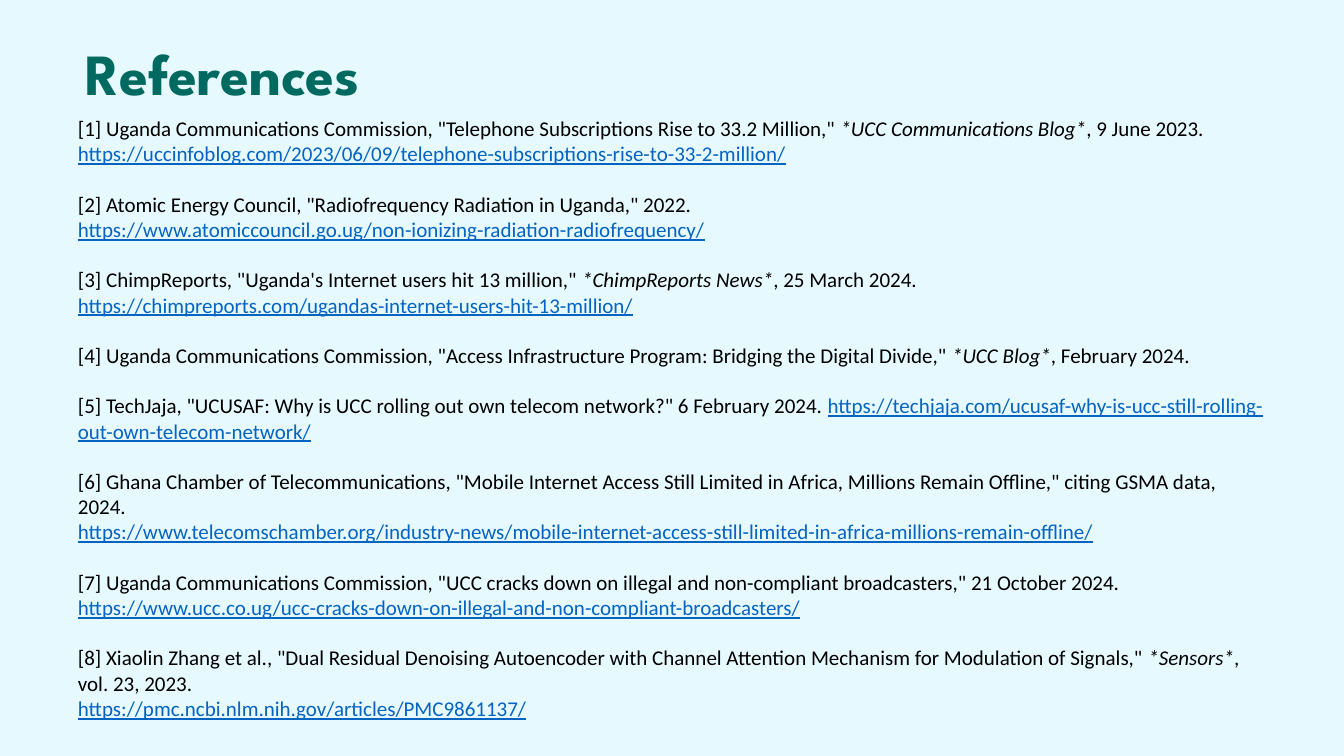
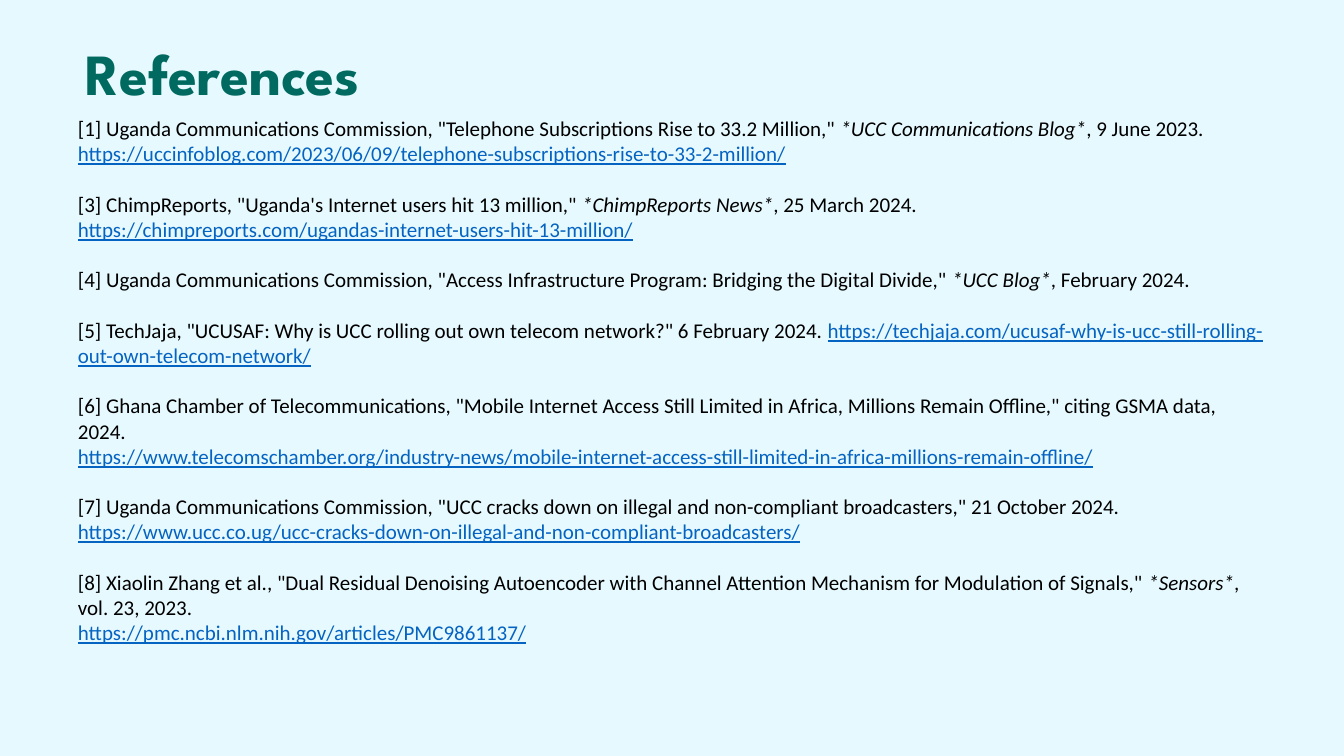
Before and after one commit to sharif-smj/Telecom-engineering-final-year-project, a slide deck: slide 22 of GSM Signal Denoising and Modulation Classification for Rural Uganda.pptx (slide 21 before the commit). Drawn at 1344x756 pixels with LibreOffice and Linux fonts; fonts in the diff are those of the drawing. Boxes give left, top, right and bottom in pixels: in the first picture for what was removed or moved away, otherwise in the second. Text is boxed around its words. In the diff, an @@ line names an element or a change of style, - is before the commit and + after.

```diff
--- a/GSM Signal Denoising and Modulation Classification for Rural Uganda.pptx
+++ b/GSM Signal Denoising and Modulation Classification for Rural Uganda.pptx
@@ text at <box>78,196,704,241</box>: paragraphs removed @@
-[2] Atomic Energy Council, "Radiofrequency Radiation in Uganda," 2022.
-https://www.atomiccouncil.go.ug/non-ionizing-radiation-radiofrequency/
```
Also in this commit, not shown: 14 other slides changed, 1 slide added, 2 other files.
